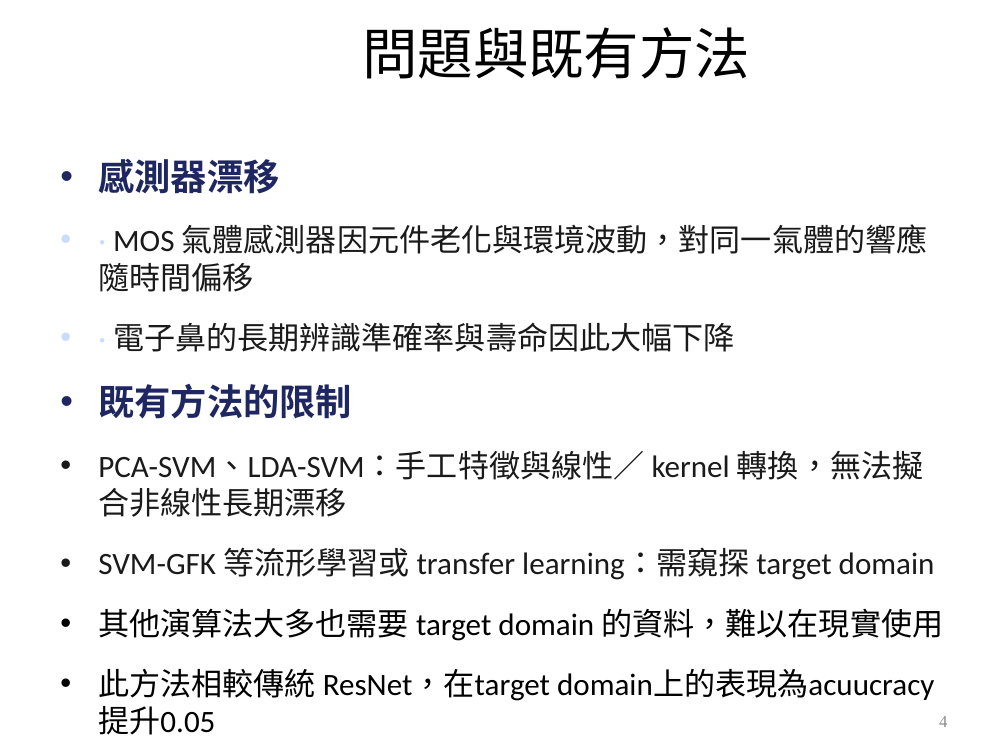
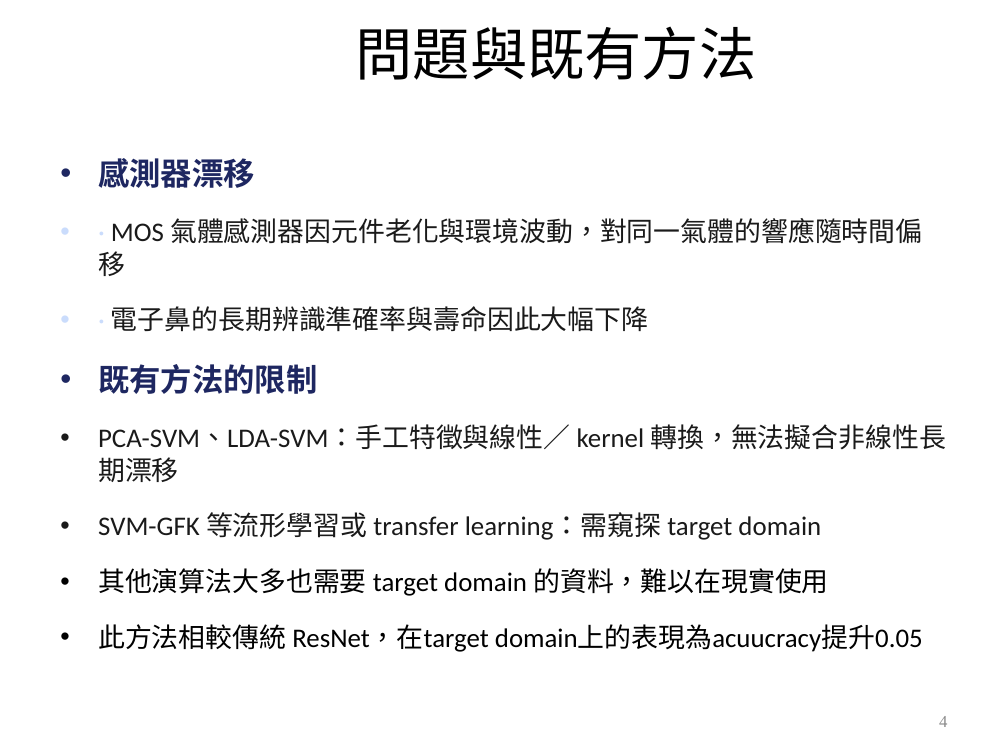
Before and after one commit to wintera1233/cdcnn, a slide deck: slide 4 of reports/10-22.pptx. Drawn at 1008x756 pixels with LibreOffice and Linux fonts; fonts in the diff are those of the drawing; background and template pictures are left out. Boxes give left, top, right and bottom in pixels: in the first picture for what was removed or moved away, otherwise in the second. Text is boxed around its words. In the diff, an @@ line names an element or a change of style, - is before the commit and + after.

```diff
--- a/reports/10-22.pptx
+++ b/reports/10-22.pptx
@@ title "問題與既有方法" at box(356, 26, 757, 80): size 39.6 to 40.9 pt @@
@@ text "感測器漂移" at box(98, 158, 946, 652): size 25.9 to 22.4 pt in "感測器漂移", "既有方法的限制"; size 22.2 to 19.2 pt @@
@@ page number at box(939, 716, 947, 727): text colour #8C8C8C to #8B8B8B @@
```
Also in this commit, not shown: 20 other slides changed, 6 other files.
